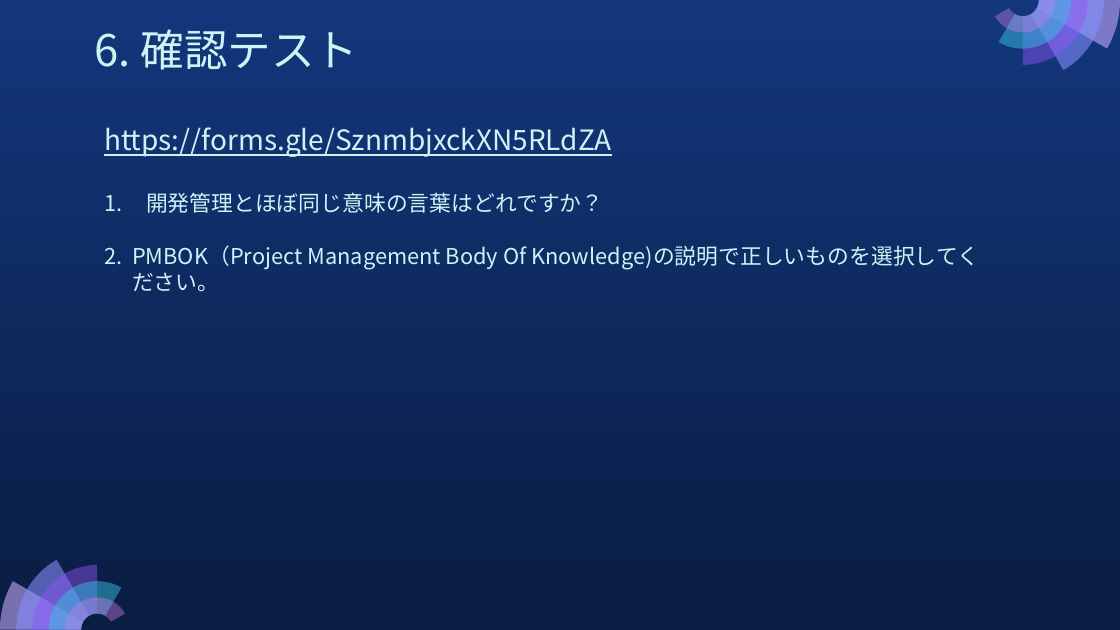
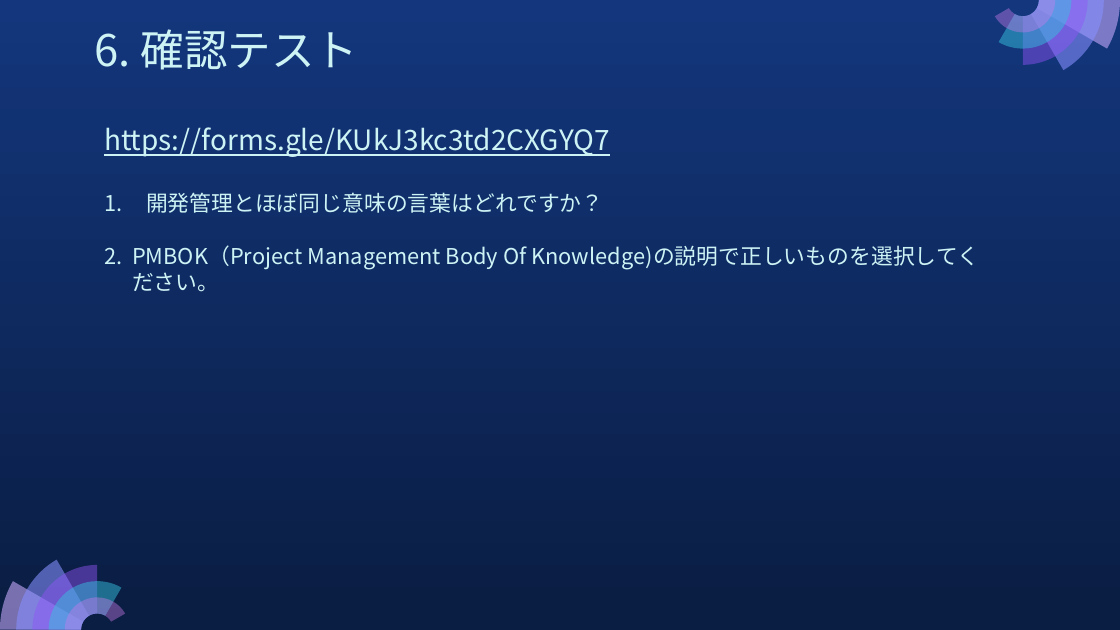
Before and after one commit to MarikoTagawa/kosen-mongolia-materials, a slide deck: slide 17 of system-analysis-design/slides/11-System Analysis and Design Course 2023 2nd Semester.pptx. Drawn at 1120x630 pixels with LibreOffice and Linux fonts; fonts in the diff are those of the drawing. Boxes give left, top, right and bottom in pixels: in the first picture for what was removed or moved away, otherwise in the second. Text is boxed around its words. In the diff, an @@ line names an element or a change of style, - is before the commit and + after.

```diff
--- a/system-analysis-design/slides/11-System Analysis and Design Course 2023 2nd Semester.pptx
+++ b/system-analysis-design/slides/11-System Analysis and Design Course 2023 2nd Semester.pptx
@@ text at (104,127,610,157): text changed @@
-https://forms.gle/SznmbjxckXN5RLdZA
+https://forms.gle/KUkJ3kc3td2CXGYQ7
```
Also in this commit, not shown: 3 other slides changed, 12 other files.
